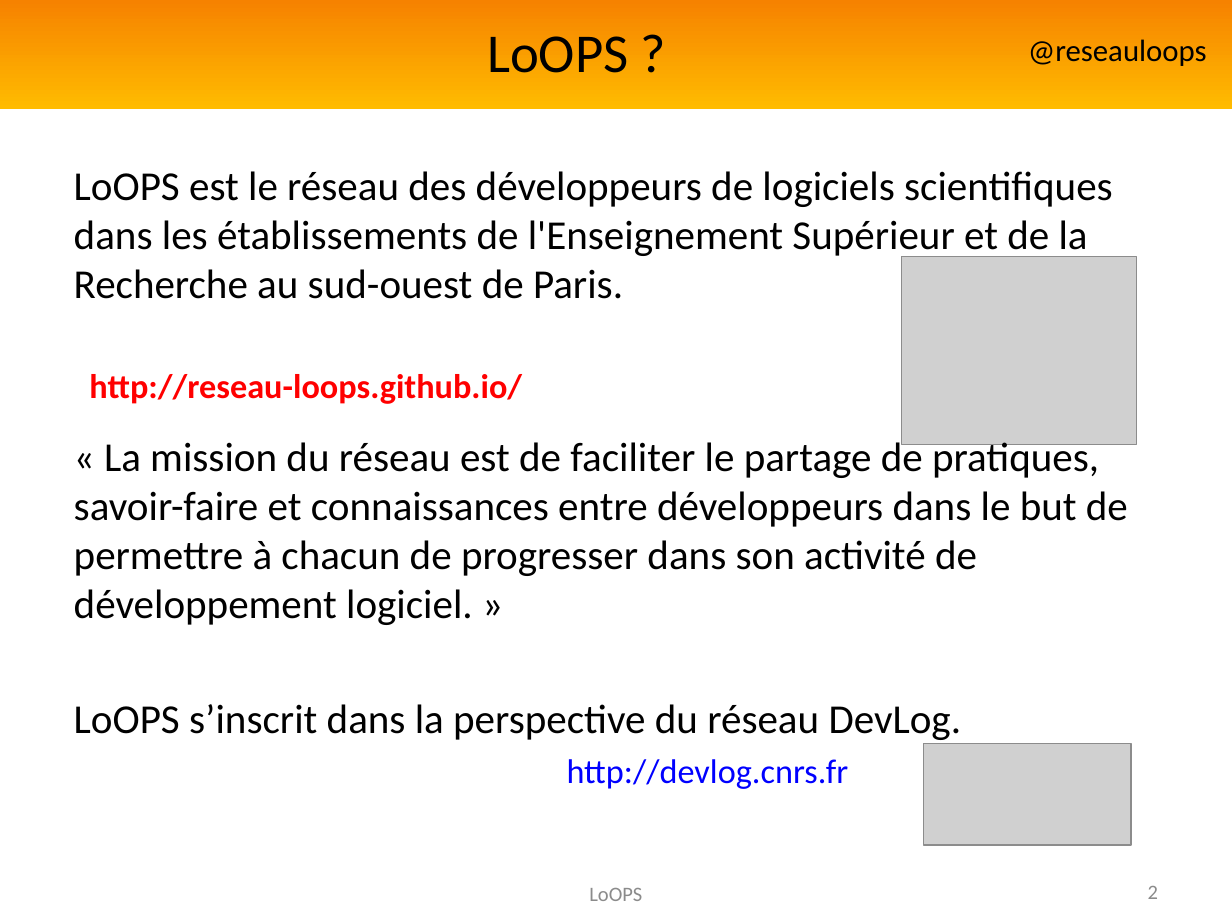
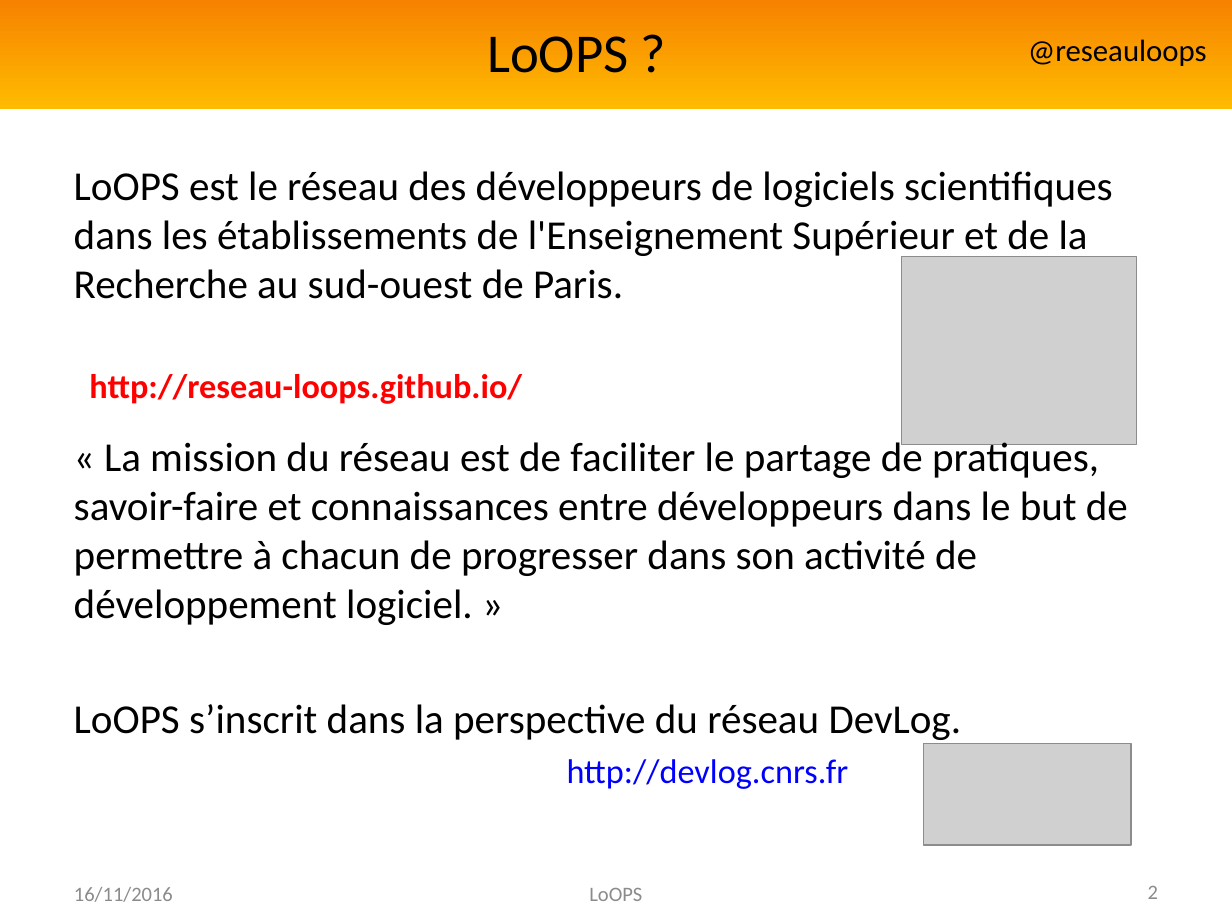
Before and after one commit to reseau-loops/reseau-loops.github.com, a slide deck: slide 2 of presentations/PrésentationLoOPSFrançais.pptx. Drawn at 1232x924 pixels with LibreOffice and Linux fonts; fonts in the diff are those of the drawing; grey boxes stand for pictures; background and template pictures are left out. Boxes give left, top, right and bottom in pixels: in the first picture for what was removed or moved away, otherwise in the second. Text is boxed around its words. In the diff, an @@ line names an element or a change of style, - is before the commit and + after.

```diff
--- a/presentations/PrésentationLoOPSFrançais.pptx
+++ b/presentations/PrésentationLoOPSFrançais.pptx
@@ text added at <box>74,887,173,902</box>, 12 pt, text #8C8C8C @@
+16/11/2016
```
Also in this commit, not shown: 3 other slides changed.
